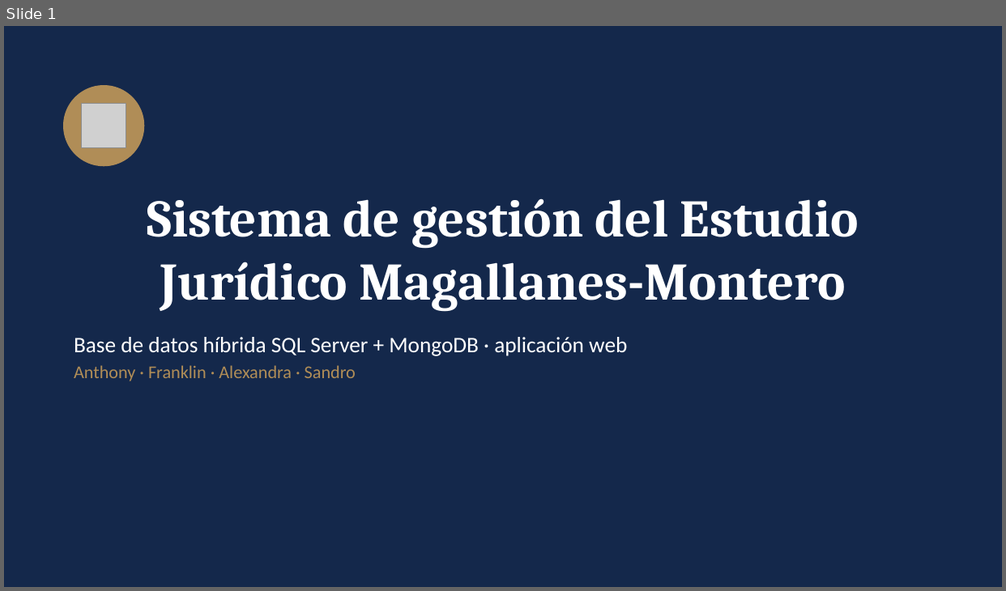
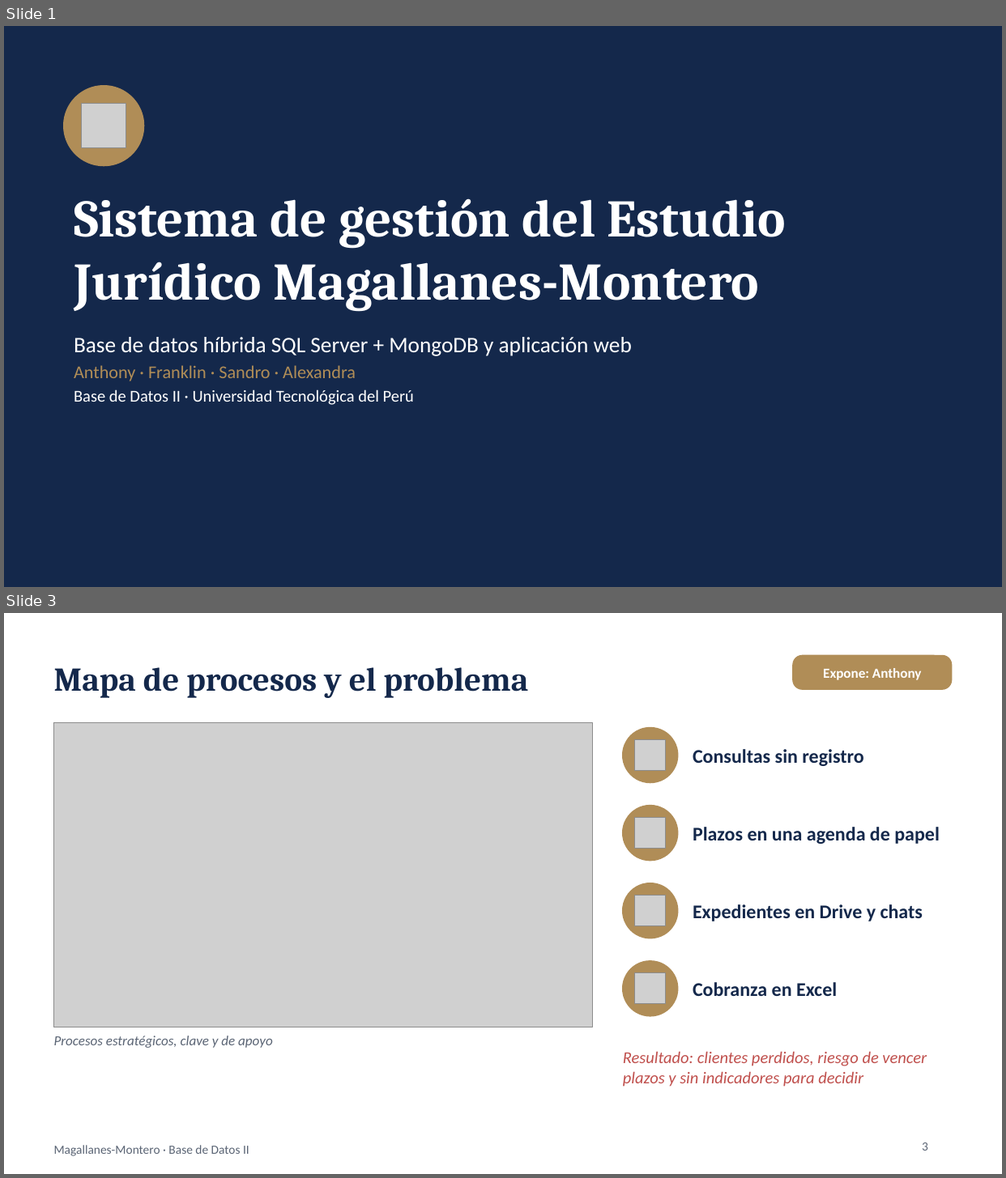
Before and after one commit to alexandra585/Proyecto_Estudio_Juridico, a slide deck: 4_Informe/Presentacion_Sustentacion_Magallanes_Montero.pptx. Shown one above the other, each under a label of ours: slide 1 before the commit, slides 1 and 3 after it; the slides between them are not shown. The pictures are 1006x591 and 1006x1178 pixels, drawn with LibreOffice and Linux fonts; fonts in the diff are those of the drawing; grey boxes stand for pictures. Boxes give left, top, right and bottom in pixels: in the first picture for what was removed or moved away, otherwise in the second. Text is boxed around its words. In the diff, an @@ line names an element or a change of style, - is before the commit and + after.

```diff
--- a/4_Informe/Presentacion_Sustentacion_Magallanes_Montero.pptx
+++ b/4_Informe/Presentacion_Sustentacion_Magallanes_Montero.pptx
@@ slide 3 added at bbox=[4, 613, 1002, 1174], background #FFFFFF @@
@@ rounded rectangle added at bbox=[792, 655, 952, 690], fill #B08D57, 10 pt, text #FFFFFF, bold @@
+Expone: Anthony
@@ title added at bbox=[54, 667, 529, 698], 24 pt, text #14284B, bold @@
+Mapa de procesos y el problema
@@ picture added at bbox=[54, 723, 593, 1027] @@
@@ ellipse added at bbox=[623, 728, 678, 782], fill #B08D57, outline #B08D57 1 pt @@
@@ picture added at bbox=[635, 739, 666, 771] @@
@@ text added at bbox=[692, 749, 863, 766], 14 pt, text #14284B, bold @@
+Consultas sin registro
@@ ellipse added at bbox=[623, 806, 678, 861], fill #B08D57, outline #B08D57 1 pt @@
@@ picture added at bbox=[635, 818, 666, 849] @@
@@ text added at bbox=[692, 827, 940, 844], 14 pt, text #14284B, bold @@
+Plazos en una agenda de papel
@@ ellipse added at bbox=[623, 884, 678, 939], fill #B08D57, outline #B08D57 1 pt @@
@@ picture added at bbox=[635, 896, 666, 926] @@
@@ text added at bbox=[692, 905, 923, 922], 14 pt, text #14284B, bold @@
+Expedientes en Drive y chats
@@ ellipse added at bbox=[623, 961, 678, 1016], fill #B08D57, outline #B08D57 1 pt @@
@@ picture added at bbox=[635, 973, 666, 1004] @@
@@ text added at bbox=[692, 982, 837, 996], 14 pt, text #14284B, bold @@
+Cobranza en Excel
@@ text added at bbox=[54, 1036, 273, 1048], 10 pt, text #5B6575, italic @@
+Procesos estratégicos, clave y de apoyo
@@ text added at bbox=[623, 1051, 927, 1087], 12 pt, text #C0504D, italic @@
+Resultado: clientes perdidos, riesgo de vencer plazos y sin indicadores para decidir
@@ text added at bbox=[54, 1145, 249, 1157], 9 pt, text #5B6575 @@
+Magallanes-Montero · Base de Datos II
@@ page number added at bbox=[922, 1143, 928, 1151], 9 pt, text #5B6575 @@
+3
@@ slide 1 changed as well @@
@@ title "Sistema de gestión del Estudio ..." at bbox=[74, 199, 786, 312]: alignment centre to left @@
@@ text at bbox=[74, 337, 632, 405]: text changed @@
-Base de datos híbrida SQL Server + MongoDB · aplicación web
-Anthony · Franklin · Alexandra · Sandro
+Base de datos híbrida SQL Server + MongoDB y aplicación web
+Anthony · Franklin · Sandro · Alexandra
+Base de Datos II · Universidad Tecnológica del Perú
```
Also in this commit, not shown: 5 other slides changed, 12 other slides added, 9 slides removed, 1 other file.
